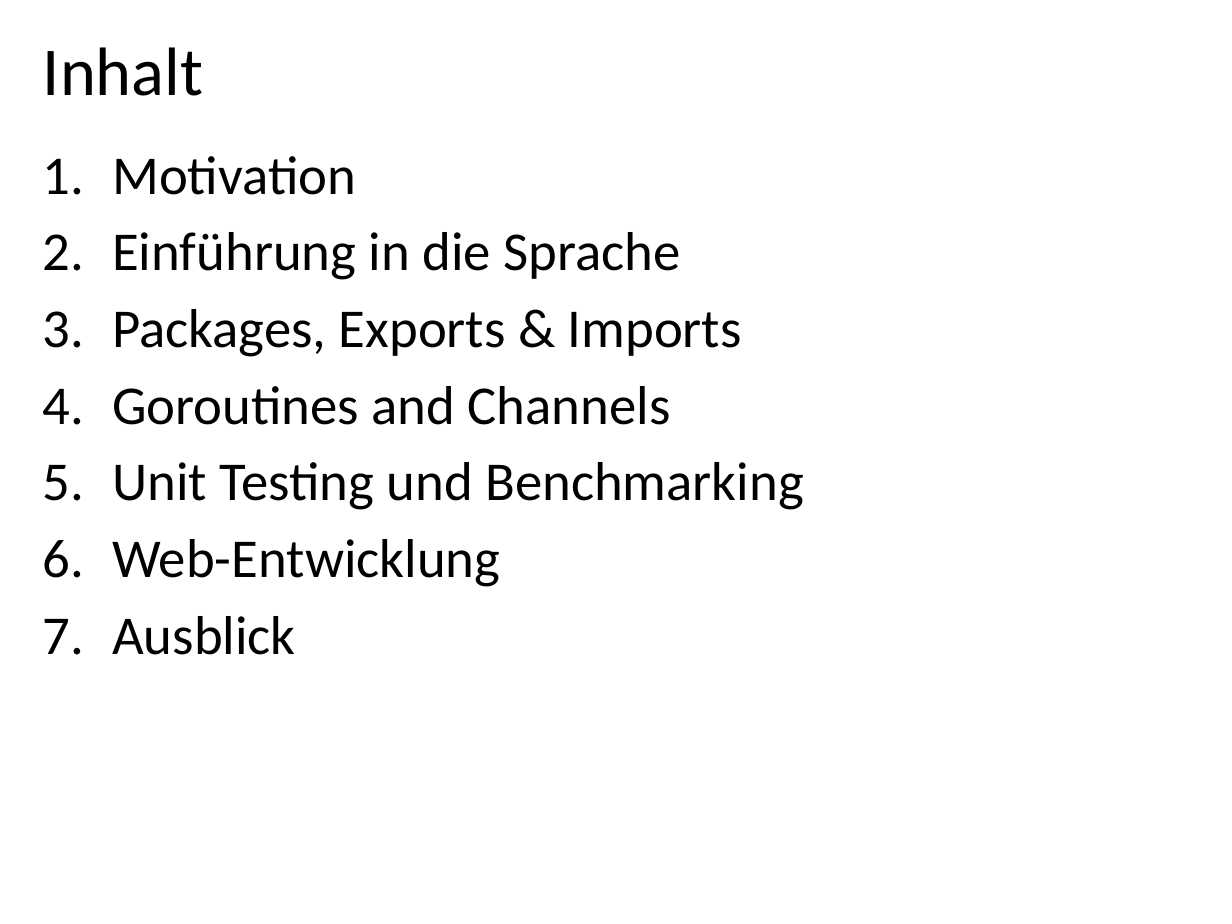
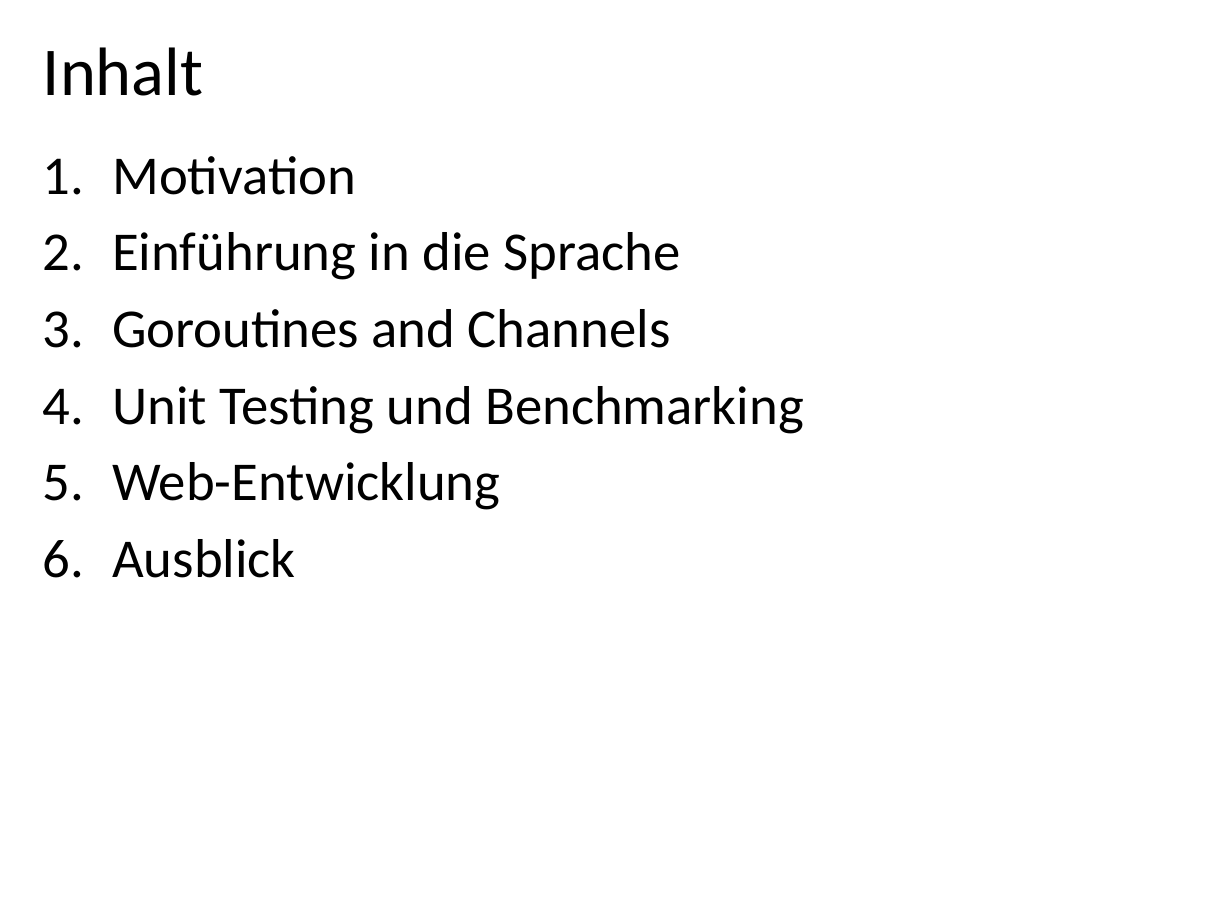
Before and after one commit to danbim/go-talk, a slide deck: slide 2 of intro-to-go.pptx. Drawn at 1232x924 pixels with LibreOffice and Linux fonts; fonts in the diff are those of the drawing; background and template pictures are left out. Boxes give left, top, right and bottom in pixels: in the first picture for what was removed or moved away, otherwise in the second. Text is boxed around its words. In the diff, an @@ line names an element or a change of style, - is before the commit and + after.

```diff
--- a/intro-to-go.pptx
+++ b/intro-to-go.pptx
@@ text at (112, 309, 742, 357): paragraph removed @@
-3. Packages, Exports & Imports
```
Also in this commit, not shown: 15 other slides changed, 1 slide removed, 1 other file.
